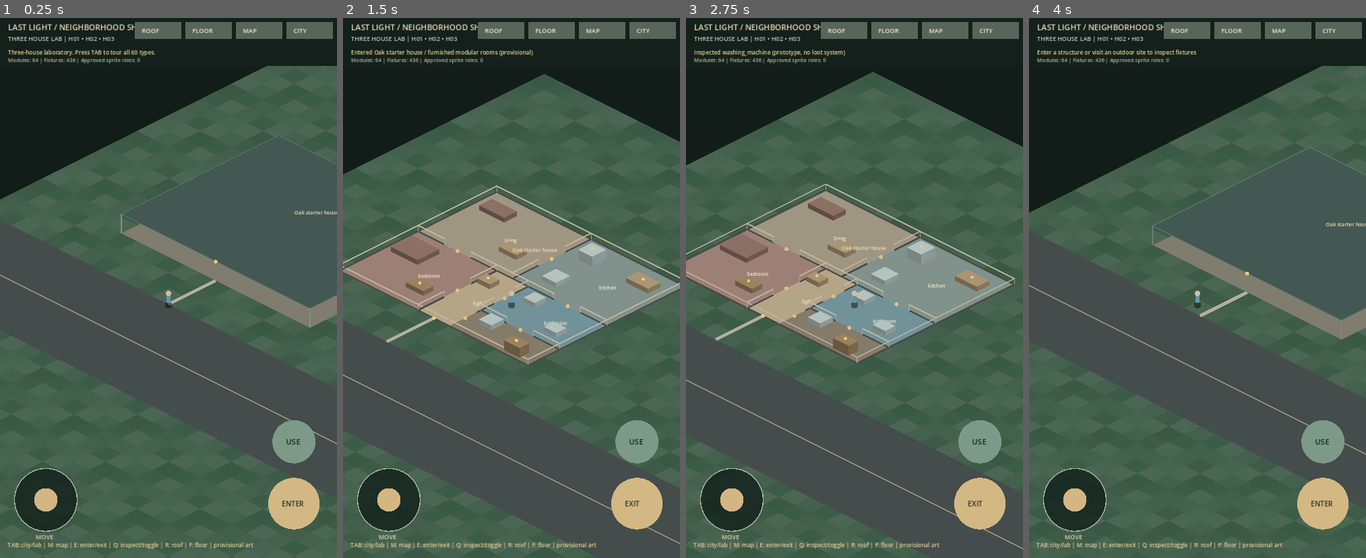
Above: before the commit, frames 1-4 (left to right).
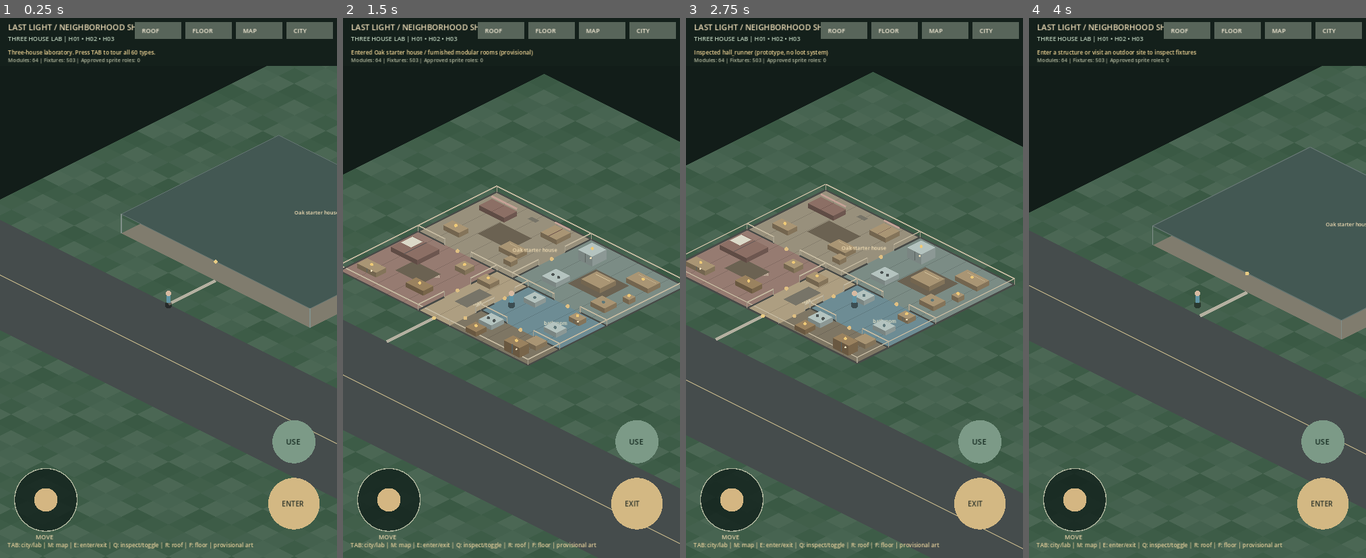
Above: after the commit, the same moments.

Repository: kalashgit/last-light-godot
Game: Godot game, scene res://scenes/neighborhood_showcase_v2.tscn
Two runs of this game, one before a commit and one after it. Both use one fixed random seed, a clock stepped at 60 frames per second and the inputs below. This scene is started directly instead of the project's main scene.
Inputs (mouse positions are in pixels of both pictures, inside the frame that each line leads up to):
- Up to frame 1 (0.25 s): no input
- Up to frame 2 (1.5 s): tap Enter at 0.5 s; move the mouse to (585, 261) at 0.52 s; hold Right (ui_right) 0.53-1.25 s; tap Q at 0.6 s; click (585, 261) at 0.67 s; tap Space at 0.77 s; drag from (444, 315) to (494, 396) at 1.27 s
- Up to frame 3 (2.75 s): tap Space at 2 s; move the mouse to (888, 169) at 2.02 s; hold Right (ui_right) from 2.03 s (still down); tap E at 2.1 s; tap Q at 2.3 s
- Up to frame 4 (4 s): release Right (ui_right) at 2.75 s; drag from (1180, 396) to (1096, 207) at 2.77 s; tap Enter at 3.5 s; move the mouse to (1298, 369) at 3.52 s; hold Left (ui_left) from 3.53 s (still down); tap V at 3.6 s; tap Space at 3.77 s; tap Q at 3.8 s

The runs differ from the first frame. In frame 1, less than 0.1% of the frame differs, in the area x 19-23%, y 7-9%; in frame 2, 2.4%; in frame 3, 2.6%, in the area x 0-93%, y 5-63%; in frame 4, less than 0.1%.

Commit message:
feat(world): furnish three authored houses with clearer interiors and QA

Diff:
--- /dev/null
+++ b/data/neighborhood/house_lab_furnishing_v4.json
@@ -0,0 +1,77 @@
+{
+  "schema": "last_light.house_lab_furnishing.v4",
+  "status": "AUTHORED_PROVISIONAL_F01_F02_F11_F12_ROLES_NOT_GOLDEN_ASSETS",
+  "lab_ids": ["LAB-H01", "LAB-H02", "LAB-H03"],
+  "visual_themes": {
+    "LAB-H01": {"walls": "warm_plaster", "floor": "aged_oak", "trim": "cream", "wear": 0.15},
+    "LAB-H02": {"walls": "muted_sage", "floor": "walnut", "trim": "ivory", "wear": 0.36},
+    "LAB-H03": {"walls": "dusty_grey", "floor": "scarred_wood", "trim": "peeling_white", "wear": 0.70}
+  },
+  "supplements": {
+    "living": [
+      {"role": "armchair", "at": [0.79, 0.20], "size": [1.0, 0.9]},
+      {"role": "bookshelf", "at": [0.20, 0.76], "size": [1.0, 0.6], "interactive": true},
+      {"role": "woven_rug", "at": [0.51, 0.51], "size": [2.0, 1.4], "solid": false},
+      {"role": "floor_lamp", "at": [0.83, 0.82], "size": [0.45, 0.45]}
+    ],
+    "kitchen": [
+      {"role": "kitchen_sink", "at": [0.78, 0.78], "size": [0.9, 0.75]},
+      {"role": "dining_table", "at": [0.52, 0.53], "size": [1.2, 1.0]},
+      {"role": "trash_bin", "at": [0.86, 0.55], "size": [0.4, 0.4], "interactive": true},
+      {"role": "tiled_mat", "at": [0.52, 0.53], "size": [2.1, 1.8], "solid": false}
+    ],
+    "bedroom": [
+      {"role": "wardrobe", "at": [0.20, 0.79], "size": [1.2, 0.65], "interactive": true},
+      {"role": "bedside_table", "at": [0.79, 0.20], "size": [0.65, 0.6], "interactive": true},
+      {"role": "woven_rug", "at": [0.52, 0.52], "size": [1.7, 1.2], "solid": false}
+    ],
+    "bathroom": [
+      {"role": "bathtub", "at": [0.24, 0.78], "size": [1.4, 0.9]},
+      {"role": "medicine_cabinet", "at": [0.76, 0.22], "size": [0.65, 0.5], "interactive": true}
+    ],
+    "hall": [
+      {"role": "coat_rack", "at": [0.78, 0.18], "size": [0.55, 0.55]},
+      {"role": "hall_runner", "at": [0.50, 0.50], "size": [0.8, 1.6], "solid": false}
+    ],
+    "stairs": [
+      {"role": "handrail", "at": [0.20, 0.76], "size": [0.45, 1.0]},
+      {"role": "stair_runner", "at": [0.48, 0.52], "size": [1.1, 1.2], "solid": false}
+    ],
+    "garage": [
+      {"role": "tire_stack", "at": [0.24, 0.77], "size": [0.9, 0.9]},
+      {"role": "storage_shelf", "at": [0.78, 0.20], "size": [1.0, 0.7], "interactive": true},
+      {"role": "tool_mat", "at": [0.50, 0.52], "size": [1.4, 2.4], "solid": false}
+    ],
+    "office": [
+      {"role": "office_chair", "at": [0.23, 0.75], "size": [0.7, 0.7]},
+      {"role": "floor_lamp", "at": [0.80, 0.18], "size": [0.45, 0.45]}
+    ],
+    "den": [
+      {"role": "armchair", "at": [0.76, 0.22], "size": [1.0, 0.8]},
+      {"role": "bookshelf", "at": [0.22, 0.78], "size": [0.9, 0.7], "interactive": true}
+    ],
+    "utility": [
+      {"role": "water_heater", "at": [0.80, 0.22], "size": [0.7, 0.7]},
+      {"role": "crate", "at": [0.24, 0.76], "size": [0.65, 0.65], "interactive": true}
+    ],
+    "laundry": [
+      {"role": "dryer", "at": [0.78, 0.23], "size": [0.85, 0.85]},
+      {"role": "laundry_basket", "at": [0.22, 0.77], "size": [0.6, 0.6], "interactive": true}
+    ],
+    "pantry": [
+      {"role": "crate", "at": [0.79, 0.22], "size": [0.6, 0.6], "interactive": true},
+      {"role": "food_box", "at": [0.24, 0.76], "size": [0.5, 0.5], "interactive": true}
+    ],
+    "storage": [
+      {"role": "crate", "at": [0.76, 0.25], "size": [0.7, 0.7], "interactive": true},
+      {"role": "supply_box", "at": [0.23, 0.76], "size": [0.65, 0.65], "interactive": true}
+    ]
+  },
+  "room_overrides": {
+    "LAB-H01-LIV": [{"role": "family_photo", "at": [0.49, 0.12], "size": [0.5, 0.25], "solid": false}],
+    "LAB-H02-MASTER": [{"role": "mirror", "at": [0.82, 0.84], "size": [0.45, 0.45], "solid": false}],
+    "LAB-H02-OFFICE": [{"role": "filing_cabinet", "at": [0.79, 0.78], "size": [0.7, 0.7], "interactive": true}],
+    "LAB-H03-GAR": [{"role": "oil_stain", "at": [0.48, 0.60], "size": [1.5, 2.0], "solid": false}],
+    "LAB-H03-LIV": [{"role": "debris", "at": [0.78, 0.77], "size": [0.65, 0.5]}]
+  }
+}
--- a/scripts/neighborhood_module_factory.gd
+++ b/scripts/neighborhood_module_factory.gd
@@ -1,13 +1,18 @@
 extends RefCounted
 ## Deterministic module composition. Does not mint A00 IDs or approve any artwork.
 const KITS_PATH := "res://data/neighborhood/modular_room_kits_v1.json"
+const HOUSE_DETAILS_PATH := "res://data/neighborhood/house_lab_furnishing_v4.json"
 
 var kits: Dictionary = {}
+var house_details: Dictionary = {}
 
 func _init() -> void:
     var data: Variant = JSON.parse_string(FileAccess.get_file_as_string(KITS_PATH))
     if data is Dictionary and data.get("schema", "") == "last_light.modular_room_kits.v1":
         kits = data
+    var detail: Variant = JSON.parse_string(FileAccess.get_file_as_string(HOUSE_DETAILS_PATH))
+    if detail is Dictionary and detail.get("schema", "") == "last_light.house_lab_furnishing.v4":
+        house_details = detail
 
 func _building_id(building: Dictionary) -> String:
     return str(building.get("id", building.get("instance_id", "")))
@@ -111,12 +116,17 @@
 
 func make_plan(building: Dictionary, is_lab: bool, floor_index: int = 0) -> Dictionary:
     var rooms: Array = _rooms_for(building, is_lab, floor_index)
+    var portals: Array = _portals(rooms)
     var fixture_count: int = 0
     for room in rooms:
         var rect: Rect2 = _as_rect(room)
         var role: String = _kind(str(room["type"]))
         var fixtures: Array = []
-        var definitions: Array = kits.get("rooms", {}).get(role, [])
+        var definitions: Array = kits.get("rooms", {}).get(role, []).duplicate(true)
+        var base_count: int = definitions.size()
+        if is_lab:
+            definitions.append_array(house_details.get("supplements", {}).get(role, []))
+            definitions.append_array(house_details.get("room_overrides", {}).get(str(room["id"]), []))
         for slot in range(definitions.size()):
             var definition: Dictionary = definitions[slot]
             var at: Array = definition["at"]
@@ -125,15 +135,35 @@
             var sy: float = minf(float(sizes[1]), maxf(.5, rect.size.y - .8))
             var x: float = clampf(rect.position.x + rect.size.x * float(at[0]), rect.position.x + sx / 2.0 + .15, rect.end.x - sx / 2.0 - .15)
             var y: float = clampf(rect.position.y + rect.size.y * float(at[1]), rect.position.y + sy / 2.0 + .15, rect.end.y - sy / 2.0 - .15)
+            var is_solid: bool = bool(definition.get("solid", true))
+            if slot >= base_count and is_solid:
+                var collision := Rect2(x - sx / 2.0, y - sy / 2.0, sx, sy).grow(.12)
+                var overlaps := false
+                for existing in fixtures:
+                    if bool(existing.get("solid", true)):
+                        var ep: Array = existing["pos"]
+                        var es: Array = existing["size"]
+                        var old := Rect2(float(ep[0]) - float(es[0]) / 2.0,
+                            float(ep[1]) - float(es[1]) / 2.0,float(es[0]),float(es[1]))
+                        if collision.intersects(old):
+                            overlaps = true
+                for portal in portals:
+                    if portal["a"] == room["id"] or portal["b"] == room["id"]:
+                        var portal_p: Array = portal["point"]
+                        if collision.grow(.45).has_point(Vector2(float(portal_p[0]),float(portal_p[1]))):
+                            overlaps = true
+                if overlaps:
+                    continue
             fixtures.append({"id": _building_id(building) + "/floor/" + str(floor_index) + "/" + str(room["id"]) + "/" + str(slot),
-                "role": str(definition["role"]), "family": str(definition["family"]),
+                "role": str(definition["role"]), "family": str(definition.get("family", "F01")),
                 "pos": [x, y], "size": [sx, sy], "interactive": bool(definition.get("interactive", false)),
-                "room_id": str(room["id"])})
+                "solid": is_solid, "room_id": str(room["id"])})
         room["fixtures"] = fixtures
         room["normalized_type"] = role
         fixture_count += fixtures.size()
     return {"building_id": _building_id(building), "floor": floor_index, "rooms": rooms,
-        "portals": _portals(rooms), "fixture_count": fixture_count}
+        "portals": portals, "fixture_count": fixture_count,
+        "theme": house_details.get("visual_themes", {}).get(_building_id(building), {}) if is_lab else {}}
 
 func room_at(plan: Dictionary, position: Vector2) -> String:
     for room in plan.get("rooms", []):
@@ -161,6 +191,8 @@
         if room["id"] != to_room:
             continue
         for fixture in room["fixtures"]:
+            if not bool(fixture.get("solid", true)):
+                continue
             var p: Vector2 = Vector2(float(fixture["pos"][0]), float(fixture["pos"][1]))
             var size: Array = fixture["size"]
             if absf(destination.x - p.x) < float(size[0]) / 2.0 + .18 and absf(destination.y - p.y) < float(size[1]) / 2.0 + .18:
--- a/scripts/neighborhood_showcase_v2.gd
+++ b/scripts/neighborhood_showcase_v2.gd
@@ -251,8 +251,11 @@
     var closest: Dictionary = {}
     var nearest_distance: float = 2.6
     for plan in plans:
+        var occupied_room: String = room_factory.room_at(plan, player)
         for room in plan.get("rooms", []):
             for fixture in room["fixtures"]:
+                if str(fixture["room_id"]) != occupied_room:
+                    continue
                 var distance: float = player.distance_to(_vec(fixture["pos"]))
                 if distance < nearest_distance:
                     nearest_distance = distance
@@ -443,6 +446,33 @@
         return Color("9a825f")
     return Color("a99574")
 
+func _draw_fixture_detail(role: String, r: Rect2, height: float) -> void:
+    var p: Vector2 = r.position
+    var top: Vector2 = r.position + Vector2(r.size.x, 0)
+    var mid: Vector2 = r.get_center()
+    var lift: Vector2 = Vector2(0, height)
+    if role in ["bed", "exam_bed"]:
+        var pillow := Rect2(p + Vector2(.1, .12), r.size * Vector2(.38, .52))
+        _quad_world(pillow, Color("dbd9c8"), height + 2)
+        draw_line(_iso(p + Vector2(.52 * r.size.x, 0)) - lift,
+            _iso(p + Vector2(.52 * r.size.x, r.size.y)) - lift,Color("625856"),2)
+    elif role == "sofa" or role == "armchair":
+        draw_line(_iso(p) - lift - Vector2(0,7),_iso(top) - lift - Vector2(0,7),Color("c4a296"),5)
+        draw_line(_iso(p + Vector2(r.size.x * .5,0)) - lift,
+            _iso(p + Vector2(r.size.x * .5,r.size.y)) - lift,Color("6b5049"),1)
+    elif role in ["fridge", "wardrobe", "storage_shelf", "filing_cabinet", "medicine_cabinet"]:
+        draw_line(_iso(p + Vector2(r.size.x*.53,r.size.y)) - lift,
+            _iso(p + Vector2(r.size.x*.53,r.size.y)) - Vector2(0,2),Color("5a625f"),2)
+        draw_circle(_iso(mid + Vector2(.16, r.size.y * .28)) - lift * .48,2.5,Color("efdfbb"))
+    elif role in ["stove", "washing_machine", "dryer"]:
+        for dx in [-.18,.18]:
+            draw_circle(_iso(mid + Vector2(dx,0)) - lift,4,Color("4b5352"))
+    elif role in ["dining_table", "coffee_table", "desk", "workbench", "counter"]:
+        draw_line(_iso(p + Vector2(.14,r.size.y * .22)) - lift,
+            _iso(p + Vector2(r.size.x - .14,r.size.y*.22)) - lift,Color("d5c39d"),1)
+    elif role in ["toilet", "sink", "kitchen_sink"]:
+        draw_circle(_iso(mid) - lift,4,Color("5e7779"))
+
 func _draw_fixture(fixture: Dictionary) -> void:
     var center: Vector2 = _vec(fixture["pos"])
     var sprite: Dictionary = approved_assets.sprite_for(str(fixture["role"]))
@@ -453,6 +483,10 @@
     var size: Vector2 = _vec(fixture["size"])
     var r := Rect2(center - size / 2.0, size)
     var c: Color = _fixture_color(str(fixture["role"]))
+    if not bool(fixture.get("solid", true)):
+        var decor: Color = Color("6b6252") if "rug" in str(fixture["role"]) or "mat" in str(fixture["role"]) else Color("777468")
+        _quad_world(r,decor,.5)
+        return
     var height: float = 25.0 if str(fixture["role"]) in ["fridge", "machine", "storage_shelf", "display_shelf", "medical_cabinet", "filing_cabinet"] else 12.0
     var p: Vector2 = r.position
     var ex: Vector2 = p + Vector2(size.x, 0)
@@ -461,6 +495,7 @@
     draw_colored_polygon(PackedVector2Array([_iso(eleft), _iso(ey), _iso(ey) - Vector2(0,height), _iso(eleft) - Vector2(0,height)]),c.darkened(.32))
     draw_colored_polygon(PackedVector2Array([_iso(ex), _iso(ey), _iso(ey) - Vector2(0,height), _iso(ex) - Vector2(0,height)]),c.darkened(.22))
     _quad_world(r, c, height)
+    _draw_fixture_detail(str(fixture["role"]), r, height)
     if bool(fixture.get("interactive", false)):
         var opened: bool = bool(fixture_states.get(str(fixture["id"]), false))
         draw_circle(_iso(center) - Vector2(0,height+3), 4.0, Color("8edaac") if opened else Color("eec977"))
@@ -472,7 +507,14 @@
     for room in plan["rooms"]:
         var dims: Array = room["rect"]
         var area := Rect2(float(dims[0]),float(dims[1]),float(dims[2]),float(dims[3]))
-        _quad_world(area,_room_color(str(room["normalized_type"])))
+        var floor_col: Color = _room_color(str(room["normalized_type"]))
+        var theme: Dictionary = plan.get("theme", {})
+        var wear: float = float(theme.get("wear", 0.0))
+        _quad_world(area,floor_col.darkened(wear * .28))
+        if not theme.is_empty() and _zoom() > .35:
+            for ix in range(1,int(area.size.x)):
+                var a: Vector2 = area.position + Vector2(ix,0)
+                draw_line(_iso(a),_iso(a + Vector2(0,area.size.y)),floor_col.darkened(.25),.75)
         if _zoom() > .3:
             draw_string(ThemeDB.fallback_font,_iso(area.get_center()) + Vector2(0,18),
                 str(room["type"]),HORIZONTAL_ALIGNMENT_CENTER,-1,12,Color("f3edcf"))
@@ -486,8 +528,16 @@
                     _draw_room_wall(pts[i],pts[(i+1)%4],plan["portals"])
             for portal in plan["portals"]:
                 draw_circle(_iso(_vec(portal["point"])),5,Color("dfbf82"))
+        var all_fixtures: Array = []
         for room in plan["rooms"]:
-            for fixture in room["fixtures"]:
+            all_fixtures.append_array(room["fixtures"])
+        for fixture in all_fixtures:
+            if not bool(fixture.get("solid", true)):
+                _draw_fixture(fixture)
+        all_fixtures.sort_custom(func(a: Dictionary,b: Dictionary) -> bool:
+            return float(a["pos"][0]) + float(a["pos"][1]) < float(b["pos"][0]) + float(b["pos"][1]))
+        for fixture in all_fixtures:
+            if bool(fixture.get("solid", true)):
                 _draw_fixture(fixture)
 
 func _draw_building(b: Dictionary) -> void:
--- /dev/null
+++ b/tests/neighborhood/export_furnished_plan.gd
@@ -0,0 +1,34 @@
+extends SceneTree
+## Export exactly the plans built by Godot. Pillow review images remain data illustrations, not screenshots.
+
+func _initialize() -> void:
+    call_deferred("_export")
+
+func _export() -> void:
+    var packed: PackedScene = load("res://scenes/neighborhood_showcase_v2.tscn")
+    if packed == null:
+        push_error("HOUSE_PLAN_EXPORT_FAIL scene")
+        quit(1)
+        return
+    var scene: Node = packed.instantiate()
+    root.add_child(scene)
+    var plans: Dictionary = scene.get("room_plans")
+    var house_data: Array = []
+    for house in scene.get("lab")["houses"]:
+        for floor_index in range(int(house["stories"])):
+            var plan: Dictionary = plans[str(house["id"]) + "/" + str(floor_index)]
+            house_data.append({"house_id":house["id"],"floor":floor_index,
+                "rooms":plan["rooms"],"portals":plan["portals"],"theme":plan["theme"],
+                "fixture_count":plan["fixture_count"]})
+    var dest: String = "res://build/neighborhood-showcase/godot_furnished_house_plans_v4.json"
+    DirAccess.make_dir_recursive_absolute(ProjectSettings.globalize_path("res://build/neighborhood-showcase"))
+    var file: FileAccess = FileAccess.open(dest,FileAccess.WRITE)
+    if file == null:
+        push_error("HOUSE_PLAN_EXPORT_FAIL cannot write")
+        quit(1)
+        return
+    file.store_string(JSON.stringify({"schema":"last_light.godot_furnished_house_plans.v4",
+        "status":"PROVISIONAL_NOT_GOLDEN","houses":house_data},"  "))
+    file.close()
+    print("HOUSE_PLAN_EXPORT_PASS " + str(house_data.size()) + " furnished floor plans")
+    quit(0)
--- /dev/null
+++ b/tests/neighborhood/smoke_furnished_houses.gd
@@ -0,0 +1,89 @@
+extends SceneTree
+## F01/F02/F11/F12 provisional three-house lab acceptance and actual collision QA.
+
+func _initialize() -> void:
+    call_deferred("_test")
+
+func _fail(reason: String) -> void:
+    push_error("HOUSE_FURNISHING_V4_FAIL: " + reason)
+    quit(1)
+
+func _walkable_sample(factory: Variant, plan: Dictionary, r: Rect2) -> bool:
+    for ix in range(1, 8):
+        for iy in range(1, 8):
+            var p: Vector2 = r.position + Vector2(r.size.x * float(ix)/8.0,r.size.y * float(iy)/8.0)
+            if factory.can_move(plan,p,p):
+                return true
+    return false
+
+func _test() -> void:
+    var packed: PackedScene = load("res://scenes/neighborhood_showcase_v2.tscn")
+    if packed == null:
+        _fail("scene failed to load")
+        return
+    var scene: Node = packed.instantiate()
+    root.add_child(scene)
+    var factory: Variant = scene.get("room_factory")
+    if factory.house_details.get("schema", "") != "last_light.house_lab_furnishing.v4":
+        _fail("V4 authored layer not loaded")
+        return
+    var lab: Dictionary = scene.get("lab")
+    var plans: Dictionary = scene.get("room_plans")
+    var total: int = 0
+    var decor: int = 0
+    var usable_portals: int = 0
+    var room_count: int = 0
+    for house in lab["houses"]:
+        var floors: int = int(house["stories"])
+        for floor_index in range(floors):
+            var plan: Dictionary = plans[str(house["id"]) + "/" + str(floor_index)]
+            var theme: Dictionary = plan["theme"]
+            if theme.get("walls", "").is_empty() or theme.get("floor", "").is_empty():
+                _fail("missing original F11-style provisional surface recipe")
+                return
+            for room in plan["rooms"]:
+                room_count += 1
+                var a: Array = room["rect"]
+                var area := Rect2(float(a[0]),float(a[1]),float(a[2]),float(a[3]))
+                if not _walkable_sample(factory,plan,area):
+                    _fail("furniture sealed room " + str(room["id"]))
+                    return
+                for fixture in room["fixtures"]:
+                    total += 1
+                    if not bool(fixture.get("solid", true)):
+                        decor += 1
+                    if str(fixture["id"]).is_empty():
+                        _fail("fixture without stable instance ID")
+                        return
+            for portal in plan["portals"]:
+                var at: Array = portal["point"]
+                var pos := Vector2(float(at[0]),float(at[1]))
+                var step := Vector2(.28,0) if portal["axis"] == "vertical" else Vector2(0,.28)
+                var lateral := Vector2(0,.3) if portal["axis"] == "vertical" else Vector2(.3,0)
+                var works := false
+                for variation in [-1.0,0.0,1.0]:
+                    var offset: Vector2 = lateral * variation
+                    var start: Vector2 = pos - step + offset
+                    var finish: Vector2 = pos + step + offset
+                    if factory.room_at(plan,start) != factory.room_at(plan,finish) and factory.can_move(plan,start,finish) and factory.can_move(plan,finish,start):
+                        works = true
+                        break
+                if not works:
+                    _fail("blocked or invalid doorway: " + str(house["id"]) + "/" + str(floor_index) + " " + str(portal["a"]) + " ↔ " + str(portal["b"]))
+                    return
+                usable_portals += 1
+    if room_count != 29 or total < 70 or decor < 5:
+        _fail("too sparse for authored three-house furnishing: rooms=" + str(room_count) + " props=" + str(total) + " decor=" + str(decor))
+        return
+    # Fridge behind a wall is NOT interactable from the adjacent living room.
+    var fridge: Dictionary = plans["LAB-H01/0"]["rooms"][1]["fixtures"][0]
+    scene.set("inside_id", "LAB-H01")
+    scene.set("player", Vector2(11.8, float(fridge["pos"][1])))
+    scene.call("use_nearby_fixture")
+    if scene.get("fixture_states").has(fridge["id"]):
+        _fail("fridge was operated through an interior wall")
+        return
+    print("HOUSE_FURNISHING_V4_PASS " + JSON.stringify({"rooms":room_count,"fixtures":total,
+        "floor_decorations":decor,"clear_interroom_portals":usable_portals,
+        "approved_art":false,"phone_tested":false}))
+    quit(0)
Not shown, added: docs/production/THREE_HOUSE_FURNISHING_V4.md
